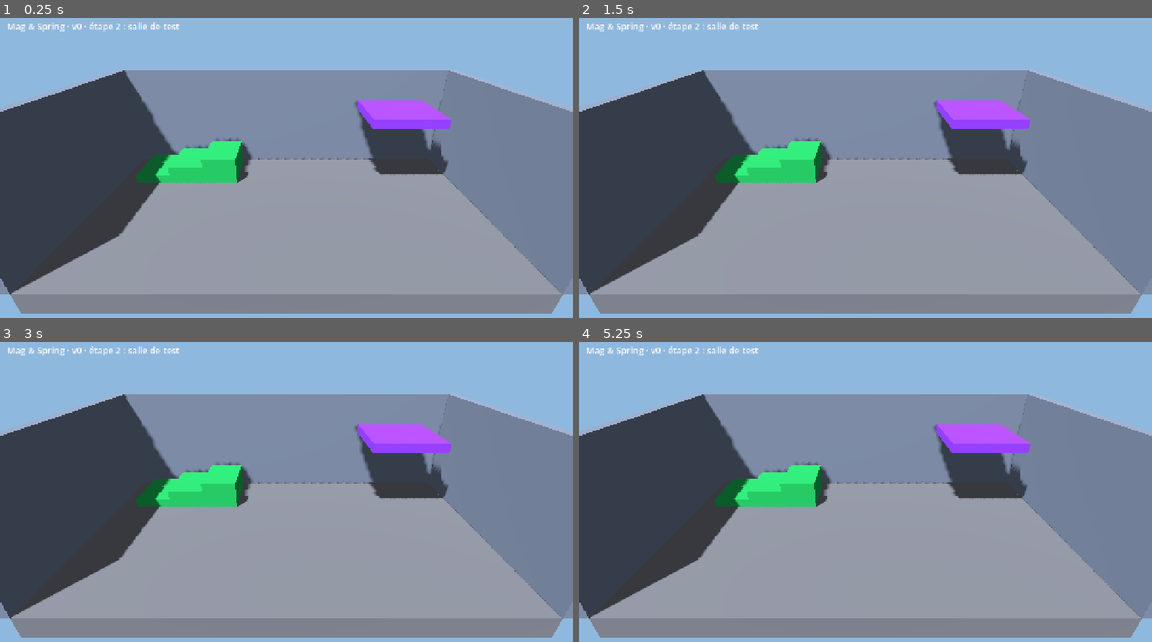
Above: before the commit, frames 1-4 (two rows, left to right).
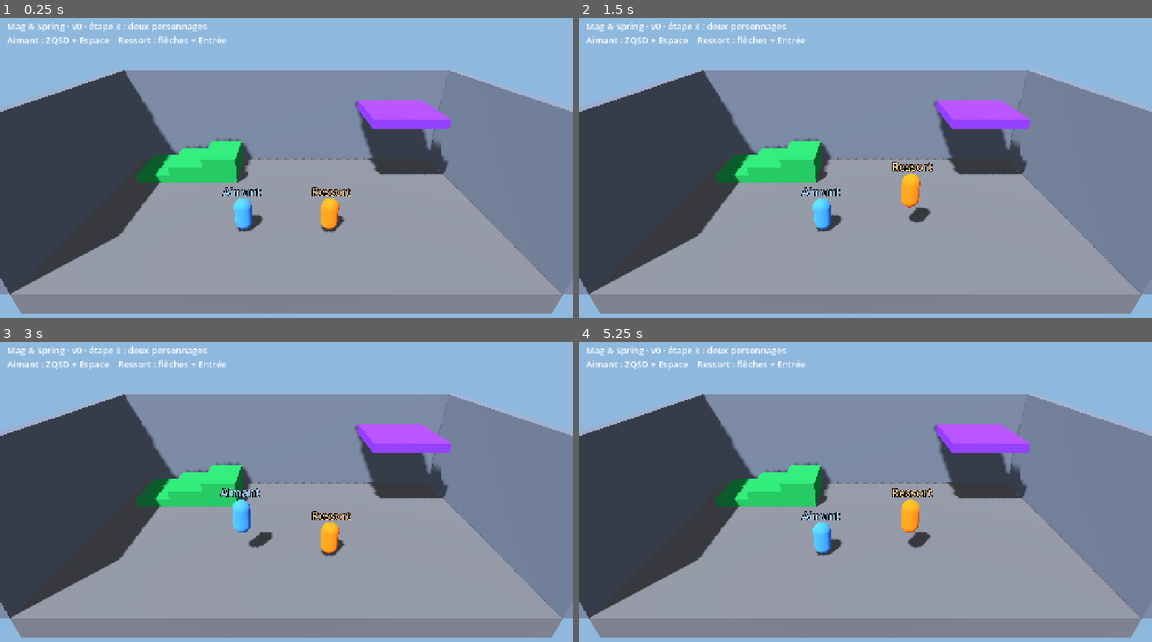
Above: after the commit, the same moments.

Repository: Aphyo/MagSpring
Game: Godot game, scene res://scenes/main.tscn
The game is run twice, just before and just after one commit, with the same random seed, the same clock (stepped at 60 frames per second) and the same inputs.
Inputs:
- Up to frame 1 (0.25 s): no input
- Up to frame 2 (1.5 s): tap Enter at 0.5 s
- Up to frame 3 (3 s): tap Space at 2.75 s
- Up to frame 4 (5.25 s): tap Enter at 5 s

The runs differ from the first frame. In frame 1, 1.5% of the frame differs, in the area x 1-62%, y 1-72%; in frame 2, 1.7%; in frame 3, 1.6%; in frame 4, 1.7%.

Commit message:
Étape 3 : deux personnages qui marchent et sautent
Une scène player.tscn (CharacterBody3D, capsule, yeux, nom au-dessus
de la tête) réutilisée pour l'Aimant (joueur 1, bleu) et le Ressort
(joueur 2, orange). Actions p1_* (ZQSD + Espace) et p2_* (flèches +
Entrée), plus une manette par joueur.

Co-Authored-By: Claude Opus 5.5 <noreply@anthropic.com>
Claude-Session: https://claude.ai/code/session_01HXSnhPy7Hz3624mnDq2J47

Diff:
--- a/project.godot
+++ b/project.godot
@@ -23,6 +23,70 @@
 window/stretch/mode="canvas_items"
 window/stretch/aspect="expand"
 
+[input]
+
+p1_gauche={
+"deadzone": 0.2,
+"events": [Object(InputEventKey,"resource_local_to_scene":false,"resource_name":"","device":-1,"window_id":0,"alt_pressed":false,"shift_pressed":false,"ctrl_pressed":false,"meta_pressed":false,"pressed":false,"keycode":0,"physical_keycode":65,"key_label":0,"unicode":0,"location":0,"echo":false,"script":null)
+, Object(InputEventJoypadMotion,"resource_local_to_scene":false,"resource_name":"","device":0,"axis":0,"axis_value":-1.0,"script":null)
+]
+}
+p1_droite={
+"deadzone": 0.2,
+"events": [Object(InputEventKey,"resource_local_to_scene":false,"resource_name":"","device":-1,"window_id":0,"alt_pressed":false,"shift_pressed":false,"ctrl_pressed":false,"meta_pressed":false,"pressed":false,"keycode":0,"physical_keycode":68,"key_label":0,"unicode":0,"location":0,"echo":false,"script":null)
+, Object(InputEventJoypadMotion,"resource_local_to_scene":false,"resource_name":"","device":0,"axis":0,"axis_value":1.0,"script":null)
+]
+}
+p1_avant={
+"deadzone": 0.2,
+"events": [Object(InputEventKey,"resource_local_to_scene":false,"resource_name":"","device":-1,"window_id":0,"alt_pressed":false,"shift_pressed":false,"ctrl_pressed":false,"meta_pressed":false,"pressed":false,"keycode":0,"physical_keycode":87,"key_label":0,"unicode":0,"location":0,"echo":false,"script":null)
+, Object(InputEventJoypadMotion,"resource_local_to_scene":false,"resource_name":"","device":0,"axis":1,"axis_value":-1.0,"script":null)
+]
+}
+p1_arriere={
+"deadzone": 0.2,
+"events": [Object(InputEventKey,"resource_local_to_scene":false,"resource_name":"","device":-1,"window_id":0,"alt_pressed":false,"shift_pressed":false,"ctrl_pressed":false,"meta_pressed":false,"pressed":false,"keycode":0,"physical_keycode":83,"key_label":0,"unicode":0,"location":0,"echo":false,"script":null)
+, Object(InputEventJoypadMotion,"resource_local_to_scene":false,"resource_name":"","device":0,"axis":1,"axis_value":1.0,"script":null)
+]
+}
+p1_saut={
+"deadzone": 0.2,
+"events": [Object(InputEventKey,"resource_local_to_scene":false,"resource_name":"","device":-1,"window_id":0,"alt_pressed":false,"shift_pressed":false,"ctrl_pressed":false,"meta_pressed":false,"pressed":false,"keycode":0,"physical_keycode":32,"key_label":0,"unicode":0,"location":0,"echo":false,"script":null)
+, Object(InputEventJoypadButton,"resource_local_to_scene":false,"resource_name":"","device":0,"button_index":0,"pressure":0.0,"pressed":false,"script":null)
+]
+}
+p2_gauche={
+"deadzone": 0.2,
+"events": [Object(InputEventKey,"resource_local_to_scene":false,"resource_name":"","device":-1,"window_id":0,"alt_pressed":false,"shift_pressed":false,"ctrl_pressed":false,"meta_pressed":false,"pressed":false,"keycode":0,"physical_keycode":4194319,"key_label":0,"unicode":0,"location":0,"echo":false,"script":null)
+, Object(InputEventJoypadMotion,"resource_local_to_scene":false,"resource_name":"","device":1,"axis":0,"axis_value":-1.0,"script":null)
+]
+}
+p2_droite={
+"deadzone": 0.2,
+"events": [Object(InputEventKey,"resource_local_to_scene":false,"resource_name":"","device":-1,"window_id":0,"alt_pressed":false,"shift_pressed":false,"ctrl_pressed":false,"meta_pressed":false,"pressed":false,"keycode":0,"physical_keycode":4194321,"key_label":0,"unicode":0,"location":0,"echo":false,"script":null)
+, Object(InputEventJoypadMotion,"resource_local_to_scene":false,"resource_name":"","device":1,"axis":0,"axis_value":1.0,"script":null)
+]
+}
+p2_avant={
+"deadzone": 0.2,
+"events": [Object(InputEventKey,"resource_local_to_scene":false,"resource_name":"","device":-1,"window_id":0,"alt_pressed":false,"shift_pressed":false,"ctrl_pressed":false,"meta_pressed":false,"pressed":false,"keycode":0,"physical_keycode":4194320,"key_label":0,"unicode":0,"location":0,"echo":false,"script":null)
+, Object(InputEventJoypadMotion,"resource_local_to_scene":false,"resource_name":"","device":1,"axis":1,"axis_value":-1.0,"script":null)
+]
+}
+p2_arriere={
+"deadzone": 0.2,
+"events": [Object(InputEventKey,"resource_local_to_scene":false,"resource_name":"","device":-1,"window_id":0,"alt_pressed":false,"shift_pressed":false,"ctrl_pressed":false,"meta_pressed":false,"pressed":false,"keycode":0,"physical_keycode":4194322,"key_label":0,"unicode":0,"location":0,"echo":false,"script":null)
+, Object(InputEventJoypadMotion,"resource_local_to_scene":false,"resource_name":"","device":1,"axis":1,"axis_value":1.0,"script":null)
+]
+}
+p2_saut={
+"deadzone": 0.2,
+"events": [Object(InputEventKey,"resource_local_to_scene":false,"resource_name":"","device":-1,"window_id":0,"alt_pressed":false,"shift_pressed":false,"ctrl_pressed":false,"meta_pressed":false,"pressed":false,"keycode":0,"physical_keycode":4194309,"key_label":0,"unicode":0,"location":0,"echo":false,"script":null)
+, Object(InputEventKey,"resource_local_to_scene":false,"resource_name":"","device":-1,"window_id":0,"alt_pressed":false,"shift_pressed":false,"ctrl_pressed":false,"meta_pressed":false,"pressed":false,"keycode":0,"physical_keycode":4194310,"key_label":0,"unicode":0,"location":0,"echo":false,"script":null)
+, Object(InputEventJoypadButton,"resource_local_to_scene":false,"resource_name":"","device":1,"button_index":0,"pressure":0.0,"pressed":false,"script":null)
+]
+}
+
 [physics]
 
 3d/physics_engine="Jolt Physics"
--- a/scenes/main.tscn
+++ b/scenes/main.tscn
@@ -1,17 +1,30 @@
-[gd_scene load_steps=3 format=3]
+[gd_scene load_steps=4 format=3]
 
 [ext_resource type="Script" path="res://scripts/main.gd" id="1_main"]
 [ext_resource type="PackedScene" path="res://scenes/levels/test_room.tscn" id="2_salle"]
+[ext_resource type="PackedScene" path="res://scenes/players/player.tscn" id="3_player"]
 
 [node name="Main" type="Node3D"]
 script = ExtResource("1_main")
 
 [node name="SalleTest" parent="." instance=ExtResource("2_salle")]
 
+[node name="Aimant" parent="." instance=ExtResource("3_player")]
+transform = Transform3D(1, 0, 0, 0, 1, 0, 0, 0, 1, -2, 0, 2)
+nom = "Aimant"
+couleur = Color(0.23, 0.51, 0.96, 1)
+
+[node name="Ressort" parent="." instance=ExtResource("3_player")]
+transform = Transform3D(1, 0, 0, 0, 1, 0, 0, 0, 1, 2, 0, 2)
+player_id = 2
+nom = "Ressort"
+couleur = Color(0.98, 0.45, 0.09, 1)
+
 [node name="Titre" type="Label" parent="."]
 offset_left = 16.0
 offset_top = 12.0
-offset_right = 416.0
-offset_bottom = 44.0
+offset_right = 616.0
+offset_bottom = 70.0
 theme_override_font_sizes/font_size = 20
-text = "Mag & Spring · v0 · étape 2 : salle de test"
+text = "Mag & Spring · v0 · étape 3 : deux personnages
+Aimant : ZQSD + Espace    Ressort : flèches + Entrée"
--- /dev/null
+++ b/scenes/players/player.tscn
@@ -0,0 +1,41 @@
+[gd_scene load_steps=6 format=3]
+
+[ext_resource type="Script" path="res://scripts/players/player.gd" id="1_player"]
+
+[sub_resource type="CapsuleShape3D" id="CapsuleShape3D_corps"]
+radius = 0.4
+height = 1.6
+
+[sub_resource type="CapsuleMesh" id="CapsuleMesh_corps"]
+radius = 0.4
+height = 1.6
+
+[sub_resource type="BoxMesh" id="BoxMesh_yeux"]
+size = Vector3(0.5, 0.15, 0.1)
+
+[sub_resource type="StandardMaterial3D" id="StandardMaterial3D_yeux"]
+albedo_color = Color(0.95, 0.95, 0.95, 1)
+
+[node name="Player" type="CharacterBody3D"]
+script = ExtResource("1_player")
+
+[node name="Collision" type="CollisionShape3D" parent="."]
+transform = Transform3D(1, 0, 0, 0, 1, 0, 0, 0, 1, 0, 0.8, 0)
+shape = SubResource("CapsuleShape3D_corps")
+
+[node name="Corps" type="MeshInstance3D" parent="."]
+transform = Transform3D(1, 0, 0, 0, 1, 0, 0, 0, 1, 0, 0.8, 0)
+mesh = SubResource("CapsuleMesh_corps")
+
+[node name="Yeux" type="MeshInstance3D" parent="."]
+transform = Transform3D(1, 0, 0, 0, 1, 0, 0, 0, 1, 0, 1.2, -0.36)
+mesh = SubResource("BoxMesh_yeux")
+surface_material_override/0 = SubResource("StandardMaterial3D_yeux")
+
+[node name="Etiquette" type="Label3D" parent="."]
+transform = Transform3D(1, 0, 0, 0, 1, 0, 0, 0, 1, 0, 2.0, 0)
+billboard = 1
+no_depth_test = true
+font_size = 96
+outline_size = 24
+text = "Joueur"
--- a/scripts/main.gd
+++ b/scripts/main.gd
@@ -1,9 +1,9 @@
 extends Node3D
 ## Scène de départ du jeu.
 ## Elle charge la salle de test (scenes/levels/test_room.tscn).
-## Les joueurs y seront ajoutés à l'étape 3.
+## Elle place aussi les deux joueurs, l'Aimant (joueur 1) et le Ressort (joueur 2).
 
 
 func _ready() -> void:
 	# Ce message s'affiche dans le panneau « Output » en bas de l'éditeur.
-	print("Mag & Spring : la salle de test est chargée.")
+	print("Mag & Spring : la salle de test et les joueurs sont chargés.")
--- /dev/null
+++ b/scripts/players/player.gd
@@ -0,0 +1,66 @@
+extends CharacterBody3D
+## Un personnage jouable : il marche, saute et se tourne vers où il va.
+## La même scène sert pour l'Aimant et le Ressort : seuls le numéro du joueur,
+## le nom et la couleur changent (réglés dans l'Inspecteur, dans main.tscn).
+## Les pouvoirs arriveront aux étapes 5 et 6.
+
+## Numéro du joueur : 1 lit les actions « p1_... », 2 lit « p2_... »
+## (voir Projet > Paramètres du projet > Contrôles).
+## Plus tard, en réseau, c'est ce numéro qui dira quel joueur est distant.
+@export_range(1, 2) var player_id: int = 1
+## Nom affiché au-dessus de la tête.
+@export var nom: String = "Joueur"
+## Couleur du corps.
+@export var couleur: Color = Color.WHITE
+
+## Vitesse de marche, en mètres par seconde.
+@export var vitesse: float = 5.0
+## Vitesse de départ du saut : 6 donne un saut d'environ 1,8 m.
+@export var force_saut: float = 6.0
+## Vitesse à laquelle le personnage se tourne vers sa direction.
+@export var vitesse_rotation: float = 12.0
+
+# La gravité réglée dans le projet (9,8 m/s² par défaut).
+var gravite: float = ProjectSettings.get_setting("physics/3d/default_gravity")
+
+@onready var corps: MeshInstance3D = $Corps
+@onready var etiquette: Label3D = $Etiquette
+
+
+func _ready() -> void:
+	# Chaque joueur reçoit son propre matériau, pour que les couleurs ne se mélangent pas.
+	var materiau := StandardMaterial3D.new()
+	materiau.albedo_color = couleur
+	corps.material_override = materiau
+	etiquette.text = nom
+	etiquette.modulate = couleur.lightened(0.4)
+
+
+func _physics_process(delta: float) -> void:
+	# 1. Gravité : on tombe tant qu'on ne touche pas le sol.
+	if not is_on_floor():
+		velocity.y -= gravite * delta
+
+	# 2. Saut : seulement si on est posé au sol.
+	if Input.is_action_just_pressed(action("saut")) and is_on_floor():
+		velocity.y = force_saut
+
+	# 3. Déplacement : get_vector renvoie une direction (x, y) entre -1 et 1.
+	#    Le y de l'écran devient le z du monde 3D (avant = -z, vers le fond de la salle).
+	var entree := Input.get_vector(action("gauche"), action("droite"), action("avant"), action("arriere"))
+	var direction := Vector3(entree.x, 0.0, entree.y)
+	velocity.x = direction.x * vitesse
+	velocity.z = direction.z * vitesse
+
+	# 4. Se tourner doucement vers la direction de marche.
+	if direction.length() > 0.1:
+		var angle_vise := atan2(-direction.x, -direction.z)
+		rotation.y = lerp_angle(rotation.y, angle_vise, vitesse_rotation * delta)
+
+	# 5. move_and_slide déplace le personnage et gère les collisions (murs, marches...).
+	move_and_slide()
+
+
+## Construit le nom complet d'une action pour ce joueur, ex. « p1_saut ».
+func action(nom_action: String) -> String:
+	return "p%d_%s" % [player_id, nom_action]
Not shown, added: scripts/players/player.gd.uid
Not shown, removed: scenes/players/.gitkeep
Not shown, removed: scripts/players/.gitkeep
